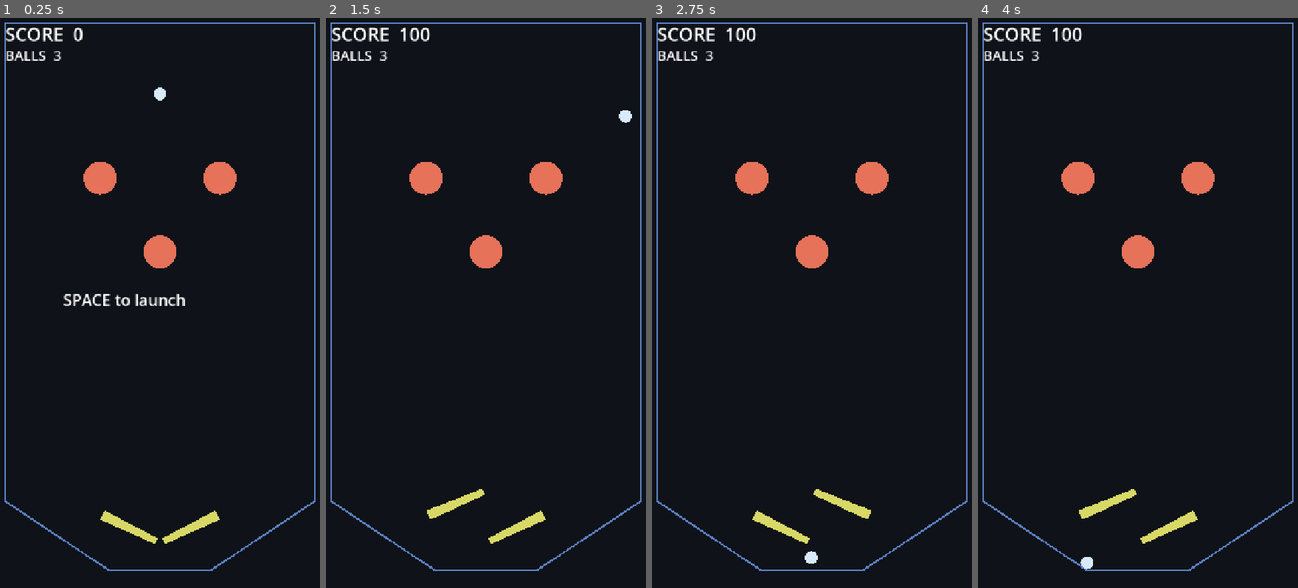
Above: before the commit, frames 1-4 (left to right).
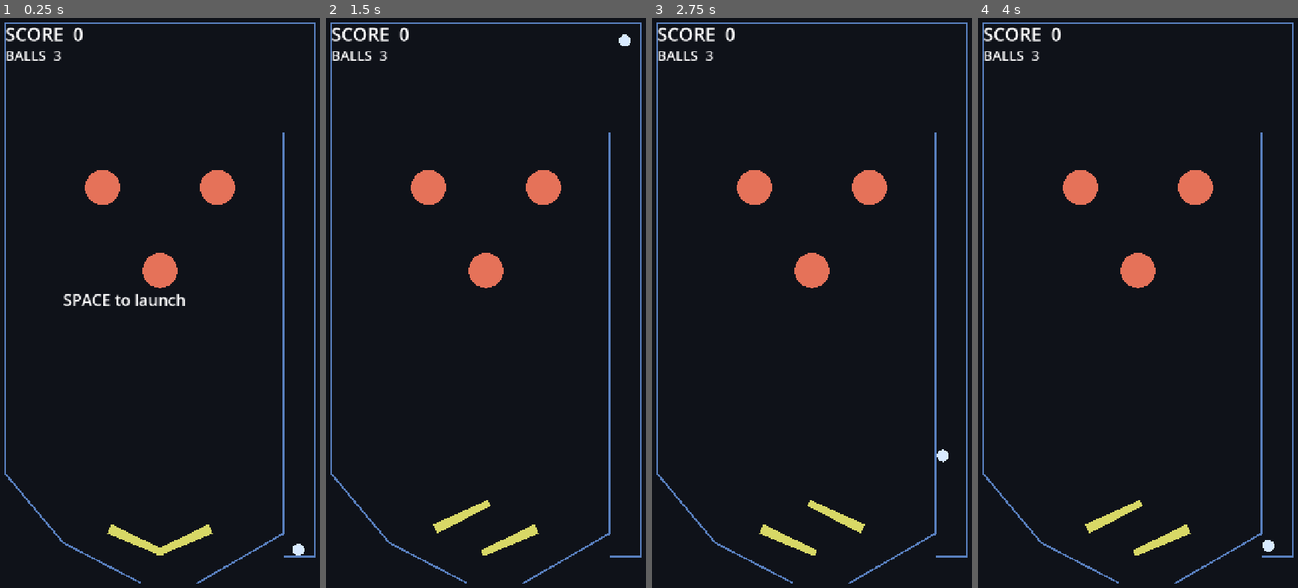
Above: after the commit, the same moments.

Repository: Synthetic-Virus/pinball-game
Game: Godot game, scene res://scenes/Main.tscn
The game is run twice, just before and just after one commit, with the same random seed, the same clock (stepped at 60 frames per second) and the same inputs.
Inputs:
- Up to frame 1 (0.25 s): no input
- Up to frame 2 (1.5 s): hold D 0.53-1.28 s; hold Space 0.53-1.28 s; hold A from 1.28 s (still down); tap Space at 1.35 s
- Up to frame 3 (2.75 s): tap Space at 1.52, 1.82 s; release A at 2.03 s; hold D from 2.03 s (still down); hold Space from 2.03 s (still down)
- Up to frame 4 (4 s): release Space at 2.78 s; tap Space at 2.85, 3.02, 3.32 s; release D at 3.53 s; hold A from 3.53 s (still down); hold Space from 3.53 s (still down)

The runs differ from the first frame. In frame 1, 3.7% of the frame differs, in the area x 1-99%, y 12-100%; in frame 2, 3.9%, in the area x 1-99%, y 1-100%; in frame 3, 3.9%; in frame 4, 3.9%.

Commit message:
feat: gray-box v2 - open drain, shooter lane launch, crisp bumpers
Fixes from first playtest: (1) the bottom was a closed wall so the ball never drained;
opened a real center drain gap. (2) added a right shooter lane - the ball starts there and
Space fires it up into the playfield (the missing basic top feature). (3) bumpers now set a
consistent radial pop velocity instead of a muddy collide+impulse. (4) flippers repositioned
to guard the new drain.

Co-Authored-By: Claude Opus 4.8 <noreply@anthropic.com>

Diff:
--- a/scripts/Main.gd
+++ b/scripts/Main.gd
@@ -1,16 +1,16 @@
 extends Node2D
-## Gray-box pinball prototype, built procedurally (no editor needed).
+## Gray-box pinball v2, built procedurally. ORIGINAL generic table of primitives.
 ## Controls: LEFT flipper = A / Left-Arrow, RIGHT flipper = D / Right-Arrow, LAUNCH/RESET = Space.
-## This is an ORIGINAL basic table of primitives, not a recreation of any specific board.
 
 const W := 720.0
 const H := 1280.0
-const BALL_R := 14.0
-const L_REST := 0.45
-const L_UP := -0.40
-const R_REST := -0.45
-const R_UP := 0.40
-const FLIP_SPEED := 22.0
+const BALL_R := 13.0
+const L_REST := 0.42
+const L_UP := -0.45
+const R_REST := -0.42
+const R_UP := 0.45
+const FLIP_SPEED := 26.0
+const LAUNCH_SPEED := 1850.0
 
 var score := 0
 var balls := 3
@@ -21,14 +21,22 @@
 var lbl_score: Label
 var lbl_balls: Label
 var lbl_msg: Label
-var launch_at := Vector2(W / 2.0, 150.0)
+var launch_at := Vector2(662, 1150)
 
 func _ready() -> void:
     _bg()
-    _walls()
+    # Cabinet: left wall, top, right outer wall, and the launch-lane floor.
+    _wall(PackedVector2Array([
+        Vector2(320, 1238), Vector2(150, 1150), Vector2(24, 1000), Vector2(24, 24),
+        Vector2(696, 24), Vector2(696, 1180), Vector2(628, 1180),
+    ]))
+    # Lane divider (right boundary of play, open above y=260) + bottom-right funnel to the drain.
+    _wall(PackedVector2Array([
+        Vector2(628, 260), Vector2(628, 1130), Vector2(440, 1238),
+    ]))
     _bumpers()
-    lflip = _flipper(Vector2(235, 1090), L_REST, false)
-    rflip = _flipper(Vector2(W - 235, 1090), R_REST, true)
+    lflip = _flipper(Vector2(250, 1120), L_REST, false)
+    rflip = _flipper(Vector2(470, 1120), R_REST, true)
     _ball_and_drain()
     _ui()
     _reset_ball()
@@ -42,72 +50,58 @@
 
 func _circle(rad: float) -> PackedVector2Array:
     var p := PackedVector2Array()
-    for i in 20:
-        var a := TAU * i / 20.0
-        p.append(Vector2(cos(a), sin(a)) * rad)
+    for i in 24:
+        p.append(Vector2(cos(TAU * i / 24.0), sin(TAU * i / 24.0)) * rad)
     return p
 
-func _walls() -> void:
+func _wall(points: PackedVector2Array) -> void:
     var body := StaticBody2D.new()
     var mat := PhysicsMaterial.new()
-    mat.bounce = 0.2
-    mat.friction = 0.3
+    mat.bounce = 0.15
+    mat.friction = 0.2
     body.physics_material_override = mat
-    add_child(body)
-    var pts := PackedVector2Array([
-        Vector2(24, 24), Vector2(W - 24, 24),
-        Vector2(W - 24, H - 220),
-        Vector2(W - 250, H - 70),
-        Vector2(250, H - 70),
-        Vector2(24, H - 220),
-        Vector2(24, 24),
-    ])
-    for i in pts.size() - 1:
+    for i in points.size() - 1:
         var seg := SegmentShape2D.new()
-        seg.a = pts[i]
-        seg.b = pts[i + 1]
+        seg.a = points[i]
+        seg.b = points[i + 1]
         var cs := CollisionShape2D.new()
         cs.shape = seg
         body.add_child(cs)
+    add_child(body)
     var line := Line2D.new()
-    line.points = pts
+    line.points = points
     line.width = 4.0
     line.default_color = Color(0.35, 0.5, 0.75)
     add_child(line)
 
 func _bumpers() -> void:
-    for c in [Vector2(230, 360), Vector2(W - 230, 360), Vector2(W / 2.0, 520)]:
-        var b := StaticBody2D.new()
-        b.position = c
-        var mat := PhysicsMaterial.new()
-        mat.bounce = 0.6
-        b.physics_material_override = mat
-        var sh := CircleShape2D.new()
-        sh.radius = 36.0
-        var cs := CollisionShape2D.new()
-        cs.shape = sh
-        b.add_child(cs)
-        var vis := Polygon2D.new()
-        vis.polygon = _circle(36.0)
-        vis.color = Color(0.9, 0.45, 0.35)
-        b.add_child(vis)
+    for c in [Vector2(235, 380), Vector2(W - 235, 380), Vector2(W / 2.0, 560)]:
         var area := Area2D.new()
+        area.position = c
         var ash := CircleShape2D.new()
-        ash.radius = 40.0
+        ash.radius = 38.0
         var acs := CollisionShape2D.new()
         acs.shape = ash
         area.add_child(acs)
-        b.add_child(area)
+        var vis := Polygon2D.new()
+        vis.polygon = _circle(38.0)
+        vis.color = Color(0.9, 0.45, 0.35)
+        area.add_child(vis)
         var center: Vector2 = c
-        area.body_entered.connect(func(body: Node) -> void: _bump(body, center))
-        add_child(b)
-
-func _bump(body: Node, center: Vector2) -> void:
-    if body == ball:
-        score += 100
-        _update_ui()
-        var dir := (ball.global_position - center).normalized()
-        ball.apply_central_impulse(dir * ball.mass * 700.0)
+        area.body_entered.connect(func(b: Node) -> void: _bump(b, center))
+        add_child(area)
+
+func _bump(b: Node, center: Vector2) -> void:
+    if b != ball:
+        return
+    score += 100
+    _update_ui()
+    var dir := ball.global_position - center
+    if dir.length() < 1.0:
+        dir = Vector2.UP
+    dir = dir.normalized()
+    var spd: float = max(ball.linear_velocity.length(), 520.0) + 160.0
+    ball.linear_velocity = dir * spd
 
 func _flipper(pivot: Vector2, rest: float, mirrored: bool) -> AnimatableBody2D:
     var f := AnimatableBody2D.new()
@@ -116,10 +110,7 @@
     f.sync_to_physics = true
     var d := -1.0 if mirrored else 1.0
     var pts := PackedVector2Array([
-        Vector2(0, -11),
-        Vector2(130 * d, -7),
-        Vector2(130 * d, 7),
-        Vector2(0, 11),
+        Vector2(0, -11), Vector2(130 * d, -7), Vector2(130 * d, 7), Vector2(0, 11),
     ])
     var sh := ConvexPolygonShape2D.new()
     sh.points = pts
@@ -153,9 +144,9 @@
     ball.add_child(vis)
     add_child(ball)
     var drain := Area2D.new()
-    drain.position = Vector2(W / 2.0, H + 40.0)
+    drain.position = Vector2(W / 2.0, H + 50.0)
     var dsh := RectangleShape2D.new()
-    dsh.size = Vector2(W, 60)
+    dsh.size = Vector2(W * 2.0, 60)
     var dcs := CollisionShape2D.new()
     dcs.shape = dsh
     drain.add_child(dcs)
@@ -215,4 +206,4 @@
     if not ball_live and Input.is_key_pressed(KEY_SPACE):
         ball_live = true
         lbl_msg.text = ""
-        ball.apply_central_impulse(Vector2(0.2, 1.0).normalized() * ball.mass * 260.0)
+        ball.linear_velocity = Vector2(-0.2, -1.0).normalized() * LAUNCH_SPEED
